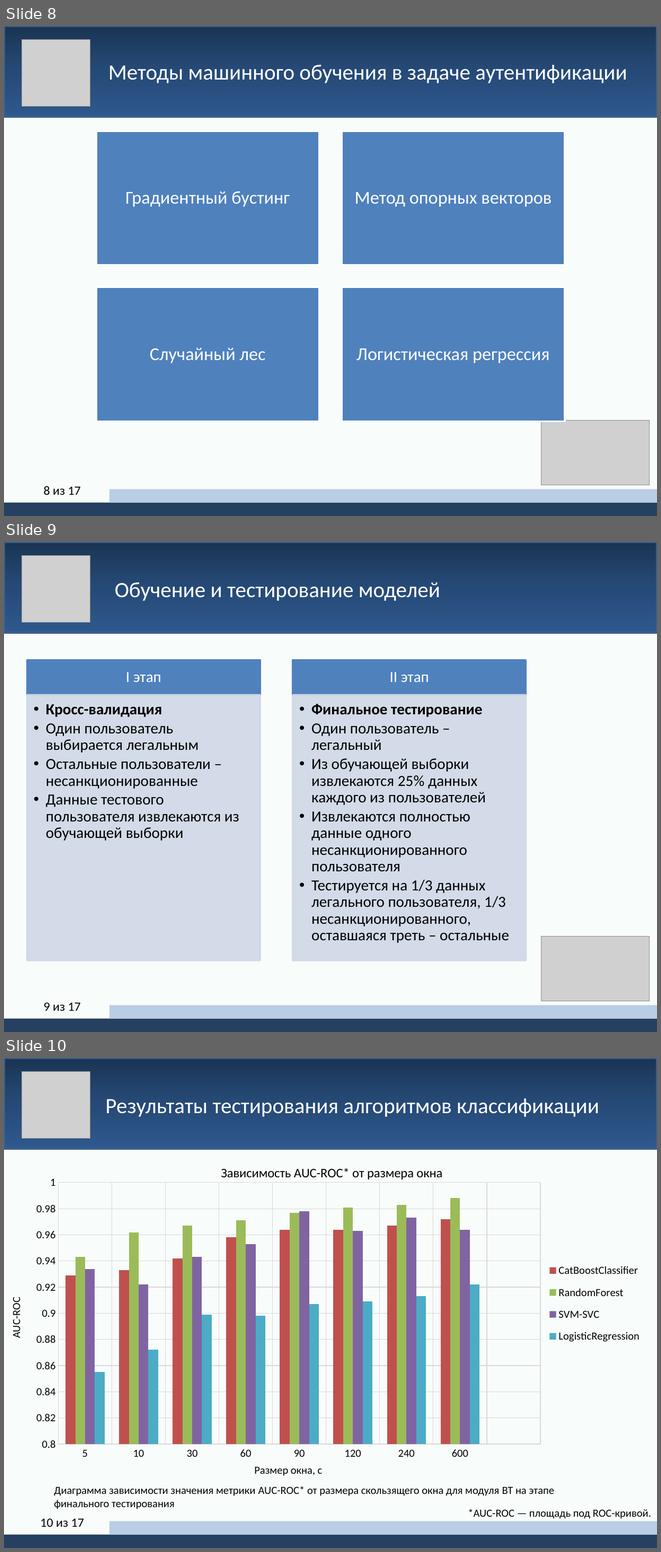
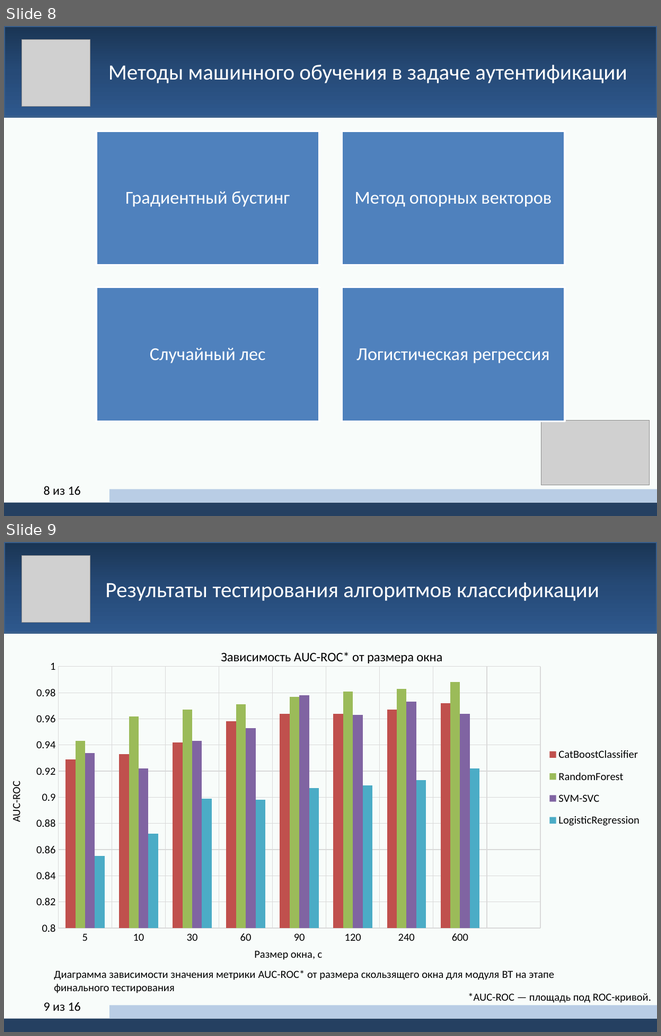
Before and after one commit to yerseg/bachelor_thesis, a slide deck: thesis_presentation.pptx. Shown one above the other, each under a label of ours: slides 8, 9 and 10 before the commit, slides 8 and 9 after it. The pictures are 661x1552 and 661x1036 pixels, drawn with LibreOffice and Linux fonts; fonts in the diff are those of the drawing; grey boxes stand for pictures. Boxes give left, top, right and bottom in pixels: in the first picture for what was removed or moved away, otherwise in the second. Text is boxed around its words. In the diff, an @@ line names an element or a change of style, - is before the commit and + after.

```diff
--- a/thesis_presentation.pptx
+++ b/thesis_presentation.pptx
@@ slide 9 removed at (4, 542, 657, 1032), background #FFFFFF @@
@@ rectangle removed at (4, 542, 657, 633) @@
@@ picture removed at (22, 556, 91, 623) @@
@@ text removed at (115, 582, 440, 601) @@
-Обучение и тестирование моделей
@@ rectangle removed at (4, 633, 657, 1032) @@
@@ group removed at (27, 660, 526, 960): 4 rectangles, 4 texts @@
-I этап
-  • Кросс-валидация
-  • Один пользователь выбирается легальным
-  • Остальные пользователи – несанкционированные
-  • Данные тестового пользователя извлекаются из обучающей выборки
-II этап
-  • Финальное тестирование
-  • Один пользователь – легальный
-  • Из обучающей выборки извлекаются 25% данных каждого из пользователей
-  • Извлекаются полностью данные одного несанкционированного пользователя
-  • Тестируется на 1/3 данных легального пользователя, 1/3 несанкционированного, оставшаяся треть – остальные
@@ picture removed at (541, 936, 650, 1000) @@
@@ page number removed at (44, 1002, 81, 1011) @@
-9 из 17
@@ rectangle removed at (4, 1018, 657, 1032) @@
@@ rectangle removed at (109, 1005, 657, 1018) @@
@@ page number at (44, 486, 81, 495): text changed @@
-8 из 17
+8 из 16
@@ what was slide 10 is now slide 9 @@
@@ page number at (44, 1002, 81, 1011): text changed @@
-10 из 17
+9 из 16
```
Also in this commit, not shown: 1 slide changed, 2 other files.
